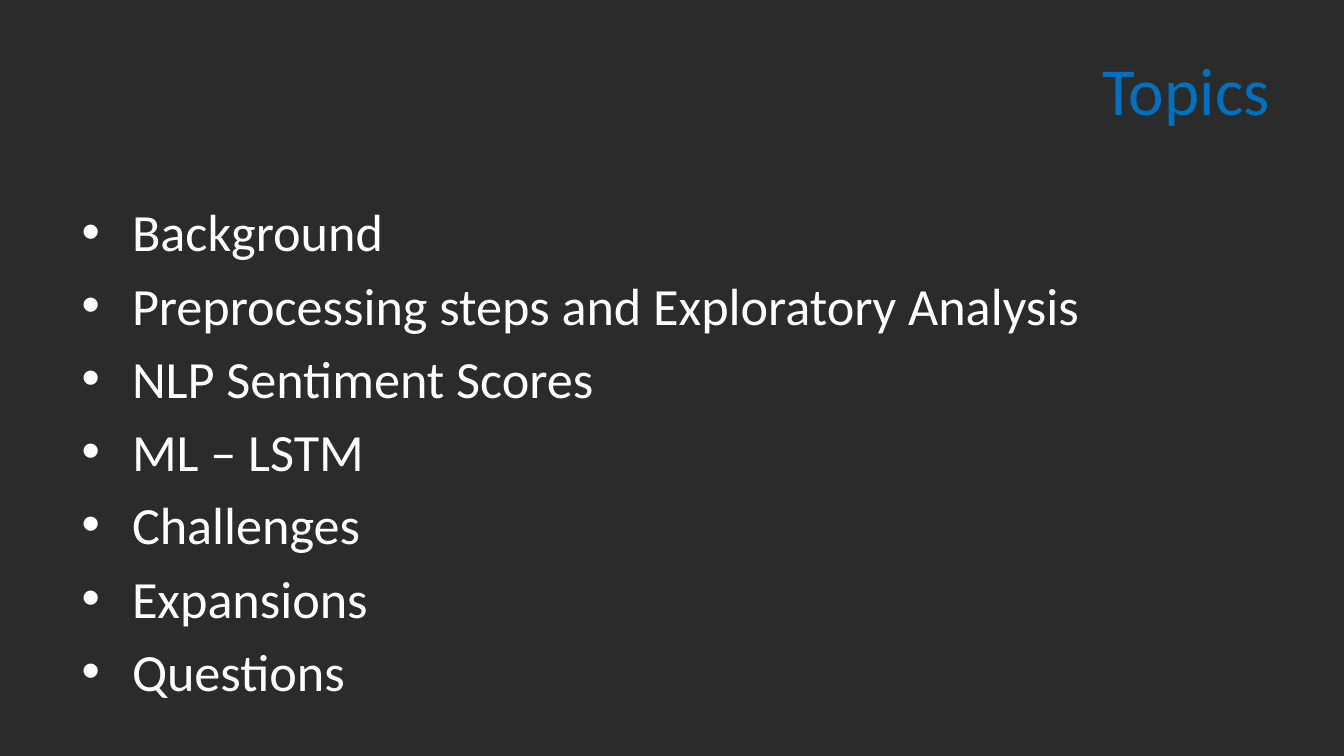
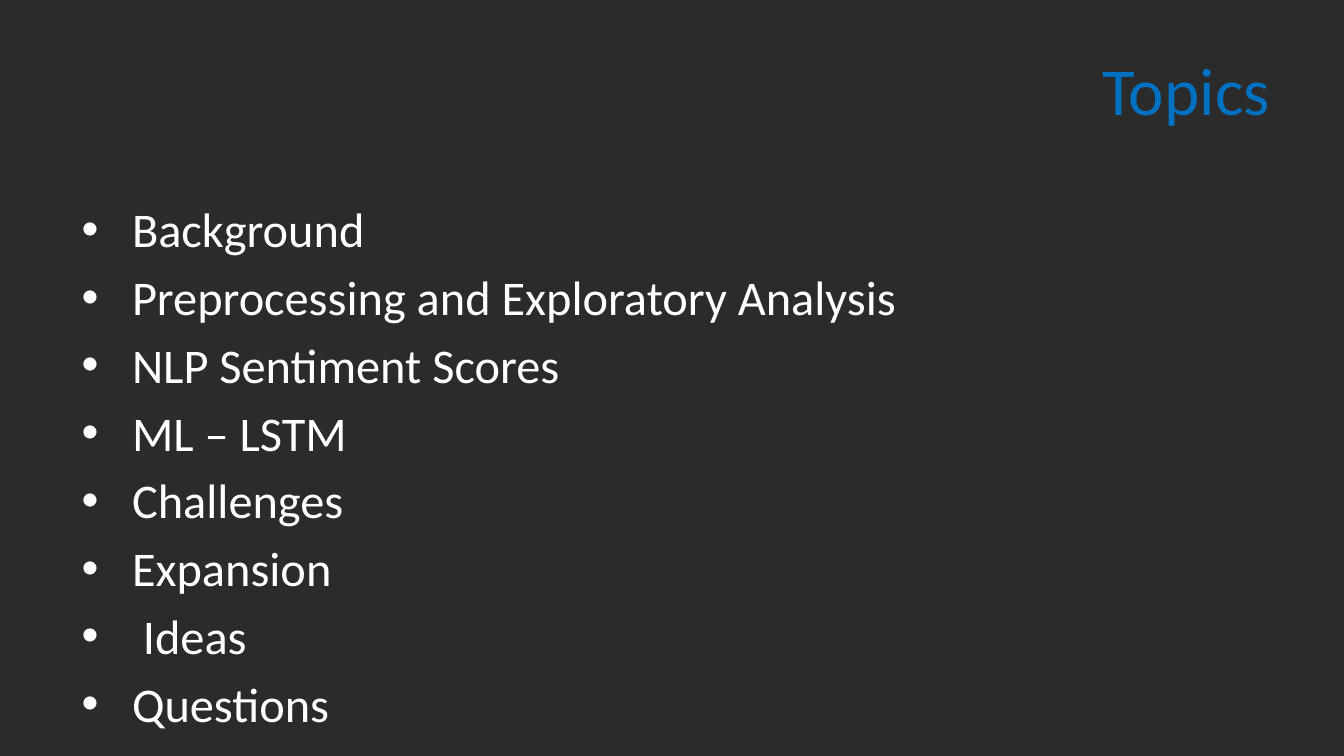
Before and after one commit to patricia-raj/predict-stock-movements, a slide deck: slide 2 of Project 02.pptx. Drawn at 1344x756 pixels with LibreOffice and Linux fonts; fonts in the diff are those of the drawing; background and template pictures are left out; a plain dark background stands for a picture behind light text. Boxes give left, top, right and bottom in pixels: in the first picture for what was removed or moved away, otherwise in the second. Text is boxed around its words. In the diff, an @@ line names an element or a change of style, - is before the commit and + after.

Commit message:
updated presentation slide desk for Preprocessing, Exploratory Analysis, Challenges and Expansion Ideas

```diff
--- a/Project 02.pptx
+++ b/Project 02.pptx
@@ text at box(132, 213, 559, 729): size 28 to 25.9 pt in "Background", "NLP Sentiment Scores", "ML – LSTM", "Challenges" and 1 more places @@
@@ text at box(132, 281, 896, 324): text changed; size 28 to 25.9 pt @@
-• Preprocessing steps and Exploratory Analysis
+• Preprocessing and Exploratory Analysis
@@ text at box(132, 552, 331, 655): text changed; size 28 to 25.9 pt @@
-• Expansions
+• Expansion
+• Ideas
```
Also in this commit, not shown: 1 other slide changed, 4 slides added, 1 slide removed.
